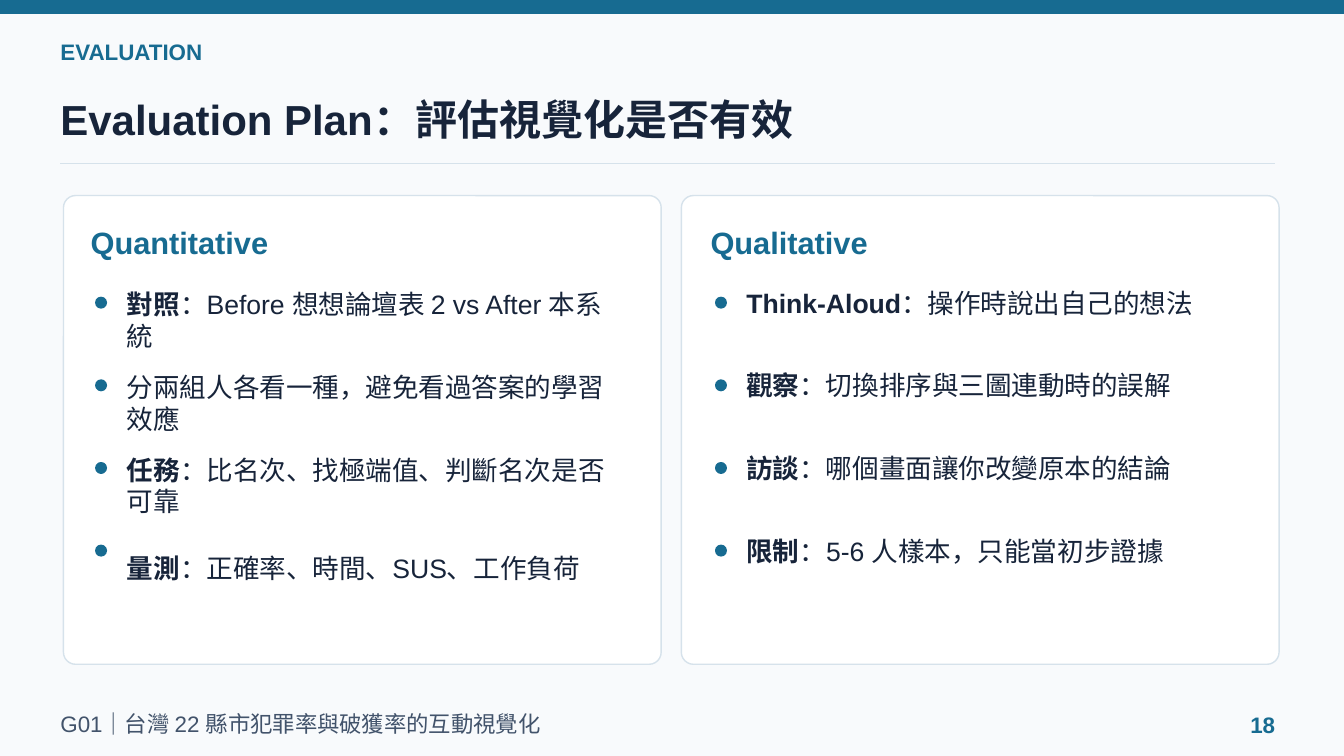
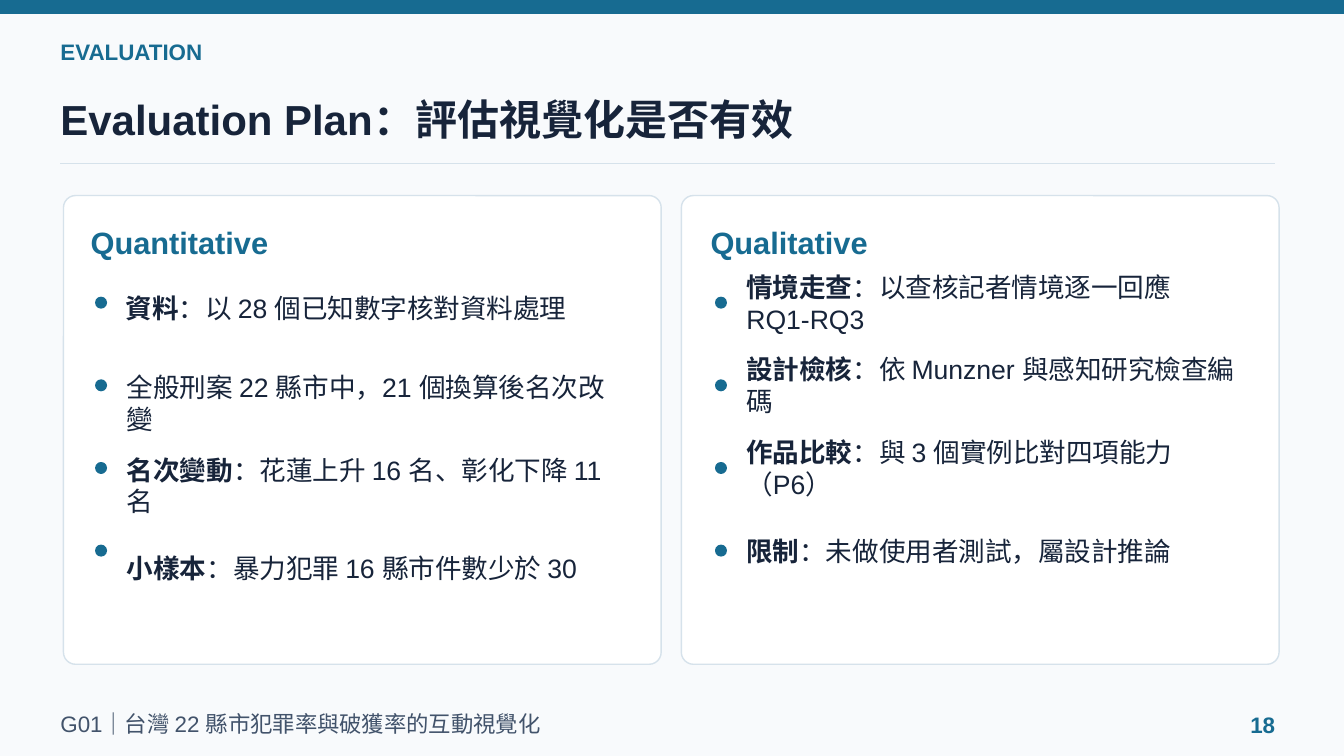
Before and after one commit to powerkaifu/taiwan-crime-rate-vis, a slide deck: slide 18 of docs/VIS_Final_Proposal_G01.pptx. Drawn at 1344x756 pixels with LibreOffice and Linux fonts; fonts in the diff are those of the drawing. Boxes give left, top, right and bottom in pixels: in the first picture for what was removed or moved away, otherwise in the second. Text is boxed around its words. In the diff, an @@ line names an element or a change of style, - is before the commit and + after.

```diff
--- a/docs/VIS_Final_Proposal_G01.pptx
+++ b/docs/VIS_Final_Proposal_G01.pptx
@@ text at [126, 295, 567, 321]: text changed @@
-對照：Before 想想論壇表 2 vs After 本系統
+資料：以 28 個已知數字核對資料處理
@@ text at [746, 274, 1171, 334]: text changed; bold off @@
-Think-Aloud：操作時說出自己的想法
+情境走查：以查核記者情境逐一回應 RQ1-RQ3
@@ text at [746, 356, 1234, 413]: text changed @@
-觀察：切換排序與三圖連動時的誤解
+設計檢核：依 Munzner 與感知研究檢查編碼
@@ text at [127, 374, 605, 432]: text changed @@
-分兩組人各看一種，避免看過答案的學習效應
+全般刑案 22 縣市中，21 個換算後名次改變
@@ text at [746, 439, 1173, 497]: text changed @@
-訪談：哪個畫面讓你改變原本的結論
+作品比較：與 3 個實例比對四項能力（P6）
@@ text at [127, 457, 602, 513]: text changed @@
-任務：比名次、找極端值、判斷名次是否可靠
+名次變動：花蓮上升 16 名、彰化下降 11 名
@@ text at [746, 538, 1171, 564]: text changed @@
-限制：5-6 人樣本，只能當初步證據
+限制：未做使用者測試，屬設計推論
@@ text at [127, 555, 577, 581]: text changed @@
-量測：正確率、時間、SUS、工作負荷
+小樣本：暴力犯罪 16 縣市件數少於 30
```
Also in this commit, not shown: 5 other slides changed, 1 other file.
